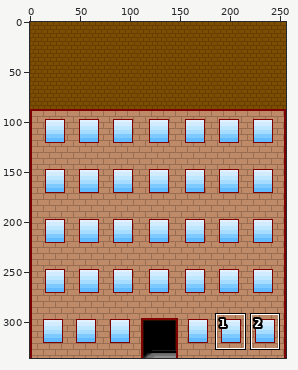
One commit to this sprite sheet: Sprites/Buildings/PixelartStudentflat3.png. Above: a wide view before the commit, with the close-up outlined.
Close-up. Before the edit:
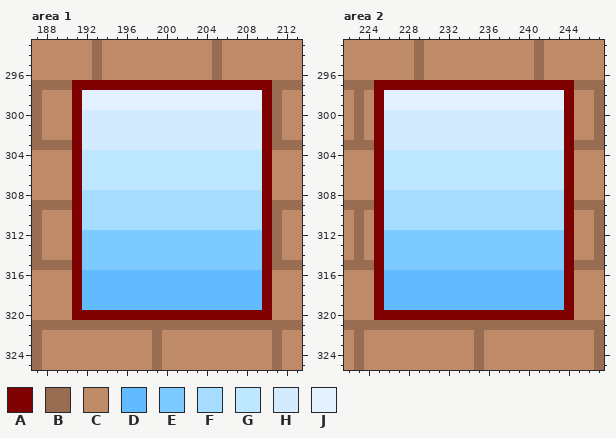
The file is 256x336 pixels. Shown: area 1: x 187..213, y 293..325; area 2: x 222..247, y 293..325. The commit also changed other parts of the picture, which this record leaves out.
Palette (. is transparent): A #7f0000  B #996d52  C #bf8a67  D #63bbff  E #7ccaff  F #a5dcff  G #bce7ff  H #d3ebff  J #e2f0ff
Pixels before, area 1, first column x 187:
293 CCCCCCBCCCCCCCCCCCBCCCCCCCC
294 CCCCCCBCCCCCCCCCCCBCCCCCCCC
295 CCCCCCBCCCCCCCCCCCBCCCCCCCC
296 CCCCCCBCCCCCCCCCCCBCCCCCCCC
297 BBBBAAAAAAAAAAAAAAAAAAAABBB
298 BCCCAJJJJJJJJJJJJJJJJJJABCC
299 BCCCAJJJJJJJJJJJJJJJJJJABCC
300 BCCCAHHHHHHHHHHHHHHHHHHABCC
301 BCCCAHHHHHHHHHHHHHHHHHHABCC
302 BCCCAHHHHHHHHHHHHHHHHHHABCC
303 BBBBAHHHHHHHHHHHHHHHHHHABBB
304 CCCCAGGGGGGGGGGGGGGGGGGACCC
305 CCCCAGGGGGGGGGGGGGGGGGGACCC
306 CCCCAGGGGGGGGGGGGGGGGGGACCC
307 CCCCAGGGGGGGGGGGGGGGGGGACCC
308 CCCCAFFFFFFFFFFFFFFFFFFACCC
309 BBBBAFFFFFFFFFFFFFFFFFFABBB
310 BCCCAFFFFFFFFFFFFFFFFFFABCC
311 BCCCAFFFFFFFFFFFFFFFFFFABCC
312 BCCCAEEEEEEEEEEEEEEEEEEABCC
313 BCCCAEEEEEEEEEEEEEEEEEEABCC
314 BCCCAEEEEEEEEEEEEEEEEEEABCC
315 BBBBAEEEEEEEEEEEEEEEEEEABBB
316 CCCCADDDDDDDDDDDDDDDDDDACCC
317 CCCCADDDDDDDDDDDDDDDDDDACCC
318 CCCCADDDDDDDDDDDDDDDDDDACCC
319 CCCCADDDDDDDDDDDDDDDDDDACCC
320 CCCCAAAAAAAAAAAAAAAAAAAACCC
321 BBBBBBBBBBBBBBBBBBBBBBBBBBB
322 BCCCCCCCCCCCBCCCCCCCCCCCBCC
323 BCCCCCCCCCCCBCCCCCCCCCCCBCC
324 BCCCCCCCCCCCBCCCCCCCCCCCBCC
325 BCCCCCCCCCCCBCCCCCCCCCCCBCC
Pixels before, area 2, first column x 222:
293 CCCCCCCBCCCCCCCCCCCBCCCCCC
294 CCCCCCCBCCCCCCCCCCCBCCCCCC
295 CCCCCCCBCCCCCCCCCCCBCCCCCC
296 CCCCCCCBCCCCCCCCCCCBCCCCCC
297 BBBAAAAAAAAAAAAAAAAAAAABBB
298 CBCAJJJJJJJJJJJJJJJJJJACCB
299 CBCAJJJJJJJJJJJJJJJJJJACCB
300 CBCAHHHHHHHHHHHHHHHHHHACCB
301 CBCAHHHHHHHHHHHHHHHHHHACCB
302 CBCAHHHHHHHHHHHHHHHHHHACCB
303 BBBAHHHHHHHHHHHHHHHHHHABBB
304 CCCAGGGGGGGGGGGGGGGGGGACCC
305 CCCAGGGGGGGGGGGGGGGGGGACCC
306 CCCAGGGGGGGGGGGGGGGGGGACCC
307 CCCAGGGGGGGGGGGGGGGGGGACCC
308 CCCAFFFFFFFFFFFFFFFFFFACCC
309 BBBAFFFFFFFFFFFFFFFFFFABBB
310 CBCAFFFFFFFFFFFFFFFFFFACCB
311 CBCAFFFFFFFFFFFFFFFFFFACCB
312 CBCAEEEEEEEEEEEEEEEEEEACCB
313 CBCAEEEEEEEEEEEEEEEEEEACCB
314 CBCAEEEEEEEEEEEEEEEEEEACCB
315 BBBAEEEEEEEEEEEEEEEEEEABBB
316 CCCADDDDDDDDDDDDDDDDDDACCC
317 CCCADDDDDDDDDDDDDDDDDDACCC
318 CCCADDDDDDDDDDDDDDDDDDACCC
319 CCCADDDDDDDDDDDDDDDDDDACCC
320 CCCAAAAAAAAAAAAAAAAAAAACCC
321 BBBBBBBBBBBBBBBBBBBBBBBBBB
322 CBCCCCCCCCCCCBCCCCCCCCCCCB
323 CBCCCCCCCCCCCBCCCCCCCCCCCB
324 CBCCCCCCCCCCCBCCCCCCCCCCCB
325 CBCCCCCCCCCCCBCCCCCCCCCCCB
And afterwards:
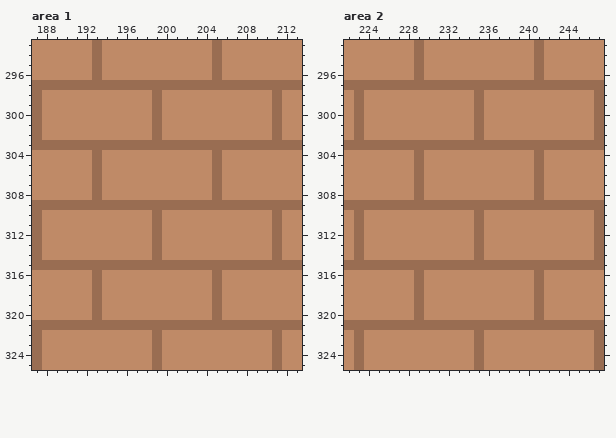
Change:
Area 1:
Colour A becomes colour B in row 297 at x 191 to 210; in row 303 at x 191 and 210; in row 309 at x 191 and 210; in row 315 at x 191 and 210; in row 320 at x 193 and 205.
Colour D becomes colour B in rows 316 to 319 at x 193 and 205.
Colour E becomes colour B in rows 312 to 314 at x 199; in row 315 at x 192 to 209.
Colour F becomes colour B in row 308 at x 193 and 205; in row 309 at x 192 to 209; in rows 310 to 311 at x 199.
Colour G becomes colour B in rows 304 to 307 at x 193 and 205.
Colour H becomes colour B in rows 300 to 302 at x 199; in row 303 at x 192 to 209.
Colour J becomes colour B in rows 298 to 299 at x 199.
Colour A becomes colour C in rows 298 to 302 at x 191 and 210; in rows 304 to 308 at x 191 and 210; in rows 310 to 314 at x 191 and 210; in rows 316 to 319 at x 191 and 210; in row 320 at x 191 to 192, 194 to 204 and 206 to 210.
Colour D becomes colour C in rows 316 to 319 at x 192, 194 to 204 and 206 to 209.
Colour E becomes colour C in rows 312 to 314 at x 192 to 198 and 200 to 209.
Colour F becomes colour C in row 308 at x 192, 194 to 204 and 206 to 209; in rows 310 to 311 at x 192 to 198 and 200 to 209.
Colour G becomes colour C in rows 304 to 307 at x 192, 194 to 204 and 206 to 209.
Colour H becomes colour C in rows 300 to 302 at x 192 to 198 and 200 to 209.
Colour J becomes colour C in rows 298 to 299 at x 192 to 198 and 200 to 209.
Area 2:
Colour A becomes colour B in row 297 at x 225 to 244; in row 303 at x 225 and 244; in row 309 at x 225 and 244; in row 315 at x 225 and 244; in row 320 at x 229 and 241.
Colour D becomes colour B in rows 316 to 319 at x 229 and 241.
Colour E becomes colour B in rows 312 to 314 at x 235; in row 315 at x 226 to 243.
Colour F becomes colour B in row 308 at x 229 and 241; in row 309 at x 226 to 243; in rows 310 to 311 at x 235.
Colour G becomes colour B in rows 304 to 307 at x 229 and 241.
Colour H becomes colour B in rows 300 to 302 at x 235; in row 303 at x 226 to 243.
Colour J becomes colour B in rows 298 to 299 at x 235.
Colour A becomes colour C in rows 298 to 302 at x 225 and 244; in rows 304 to 308 at x 225 and 244; in rows 310 to 314 at x 225 and 244; in rows 316 to 319 at x 225 and 244; in row 320 at x 225 to 228, 230 to 240 and 242 to 244.
Colour D becomes colour C in rows 316 to 319 at x 226 to 228, 230 to 240 and 242 to 243.
Colour E becomes colour C in rows 312 to 314 at x 226 to 234 and 236 to 243.
Colour F becomes colour C in row 308 at x 226 to 228, 230 to 240 and 242 to 243; in rows 310 to 311 at x 226 to 234 and 236 to 243.
Colour G becomes colour C in rows 304 to 307 at x 226 to 228, 230 to 240 and 242 to 243.
Colour H becomes colour C in rows 300 to 302 at x 226 to 234 and 236 to 243.
Colour J becomes colour C in rows 298 to 299 at x 226 to 234 and 236 to 243.
Where, in picture pixels (left, top, right, bottom), the same in both close-ups:
changed: (72, 80, 272, 320)
changed: (374, 80, 574, 320)
